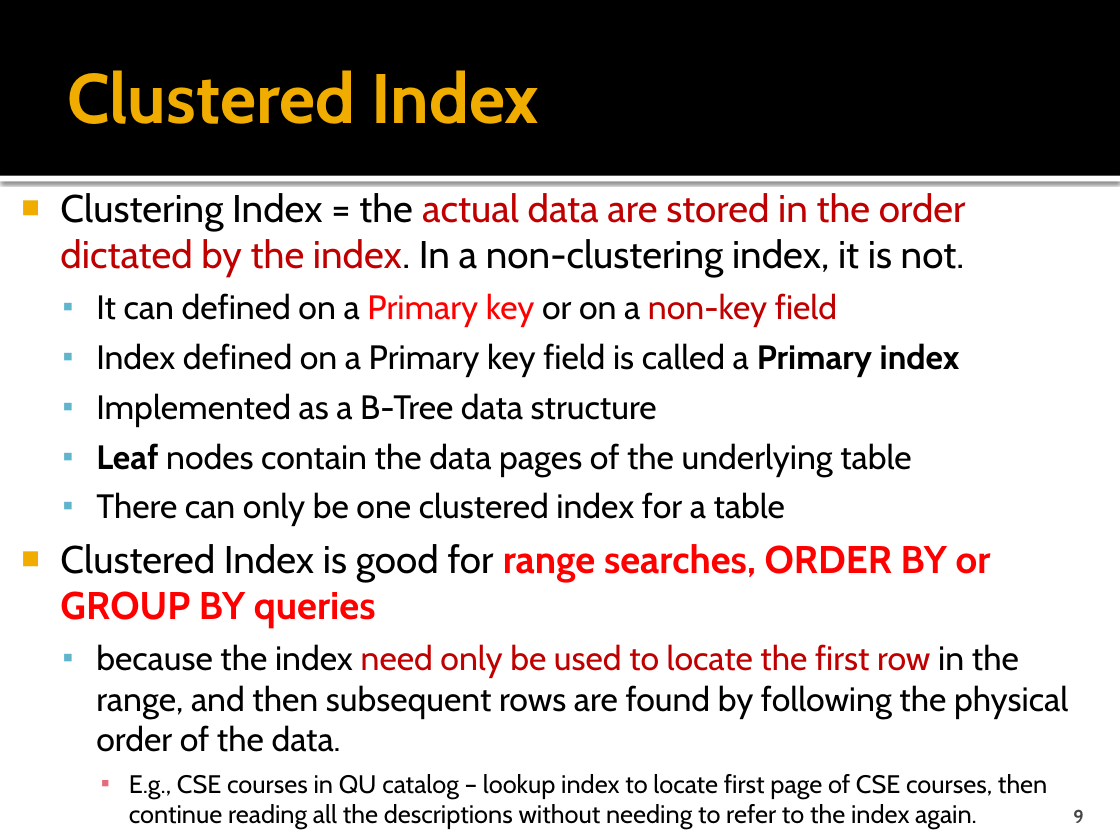
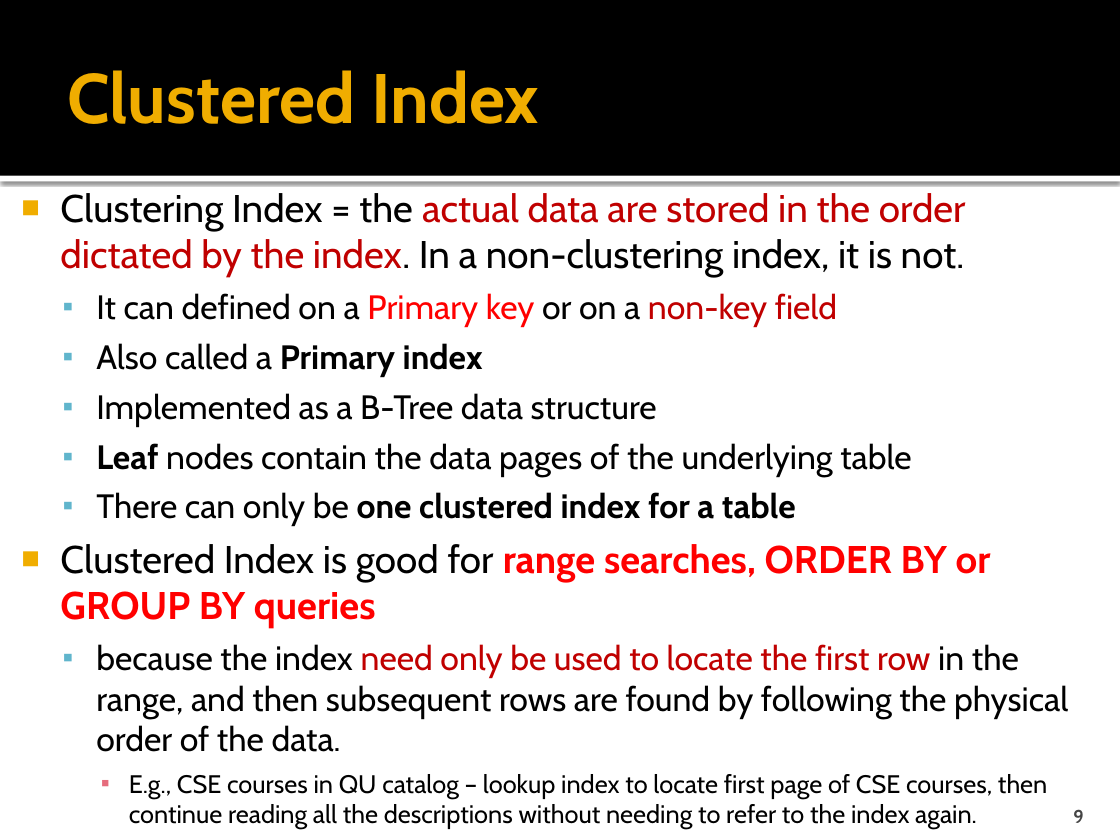
Before and after one commit to cmpt506f16/cmpt506-content, a slide deck: slide 9 of 04 Indexing Techniques.pptx. Drawn at 1120x840 pixels with LibreOffice and Linux fonts; fonts in the diff are those of the drawing. Boxes give left, top, right and bottom in pixels: in the first picture for what was removed or moved away, otherwise in the second. Text is boxed around its words. In the diff, an @@ line names an element or a change of style, - is before the commit and + after.

```diff
--- a/04 Indexing Techniques.pptx
+++ b/04 Indexing Techniques.pptx
@@ text at (x1=96, y1=343, x2=483, y2=377): text changed; bold on @@
-  ▪ Index defined on a Primary key field is called a Primary index
+  ▪ Also called a Primary index
@@ text at (x1=96, y1=492, x2=796, y2=526): bold on in "one clustered index for a table" @@
```
Also in this commit, not shown: 13 other slides changed, 1 slide added, 2 slides removed, 1 other file.
